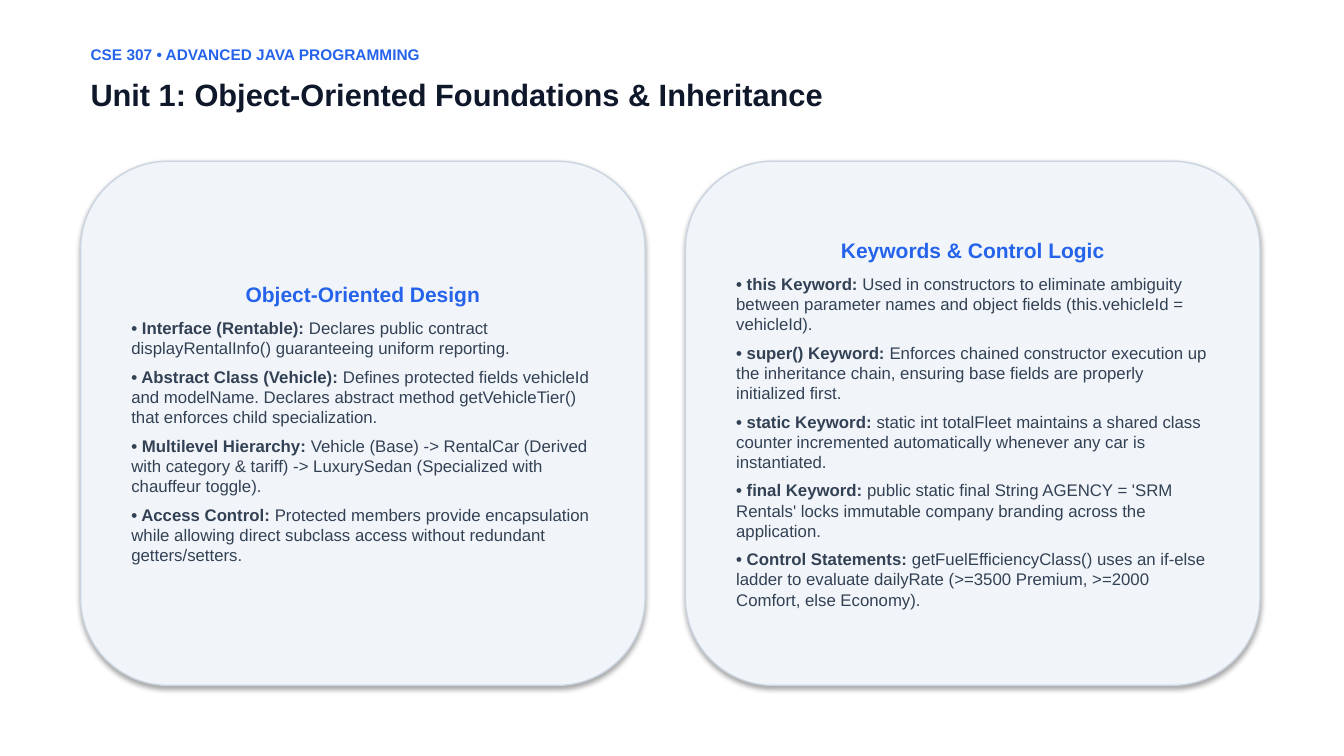
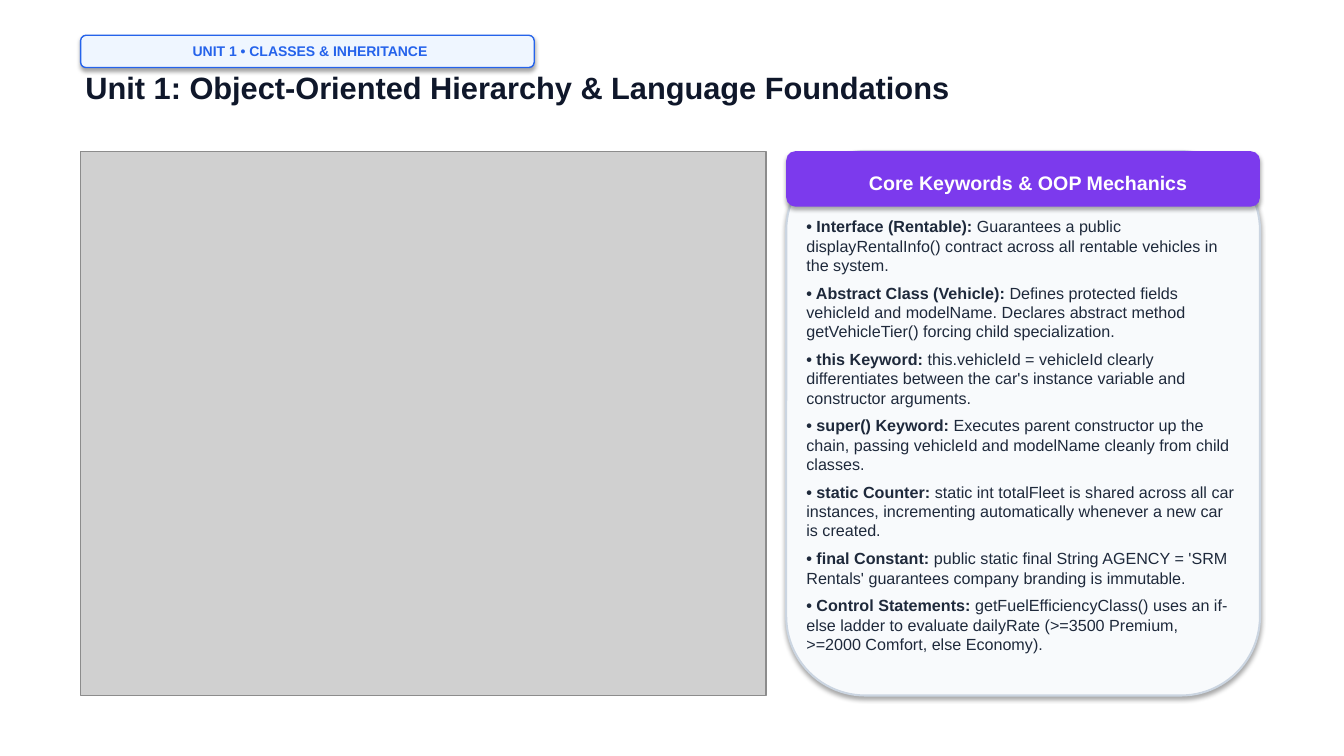
Before and after one commit to aarushdubey/car-rental-system-java, a slide deck: slide 4 of Car_Rental_System_Presentation.pptx. Drawn at 1344x756 pixels with LibreOffice and Linux fonts; fonts in the diff are those of the drawing; grey boxes stand for pictures. Boxes give left, top, right and bottom in pixels: in the first picture for what was removed or moved away, otherwise in the second. Text is boxed around its words. In the diff, an @@ line names an element or a change of style, - is before the commit and + after.

```diff
--- a/Car_Rental_System_Presentation.pptx
+++ b/Car_Rental_System_Presentation.pptx
@@ rounded rectangle added at [81, 35, 534, 68], fill #EFF6FF, outline #2563EB 1 pt, 10 pt, text #2563EB, bold @@
+UNIT 1 • CLASSES & INHERITANCE
@@ text removed at [91, 49, 420, 60] @@
-CSE 307 • ADVANCED JAVA PROGRAMMING
@@ text at [85, 76, 949, 104]: text changed @@
-Unit 1: Object-Oriented Foundations & Inheritance
+Unit 1: Object-Oriented Hierarchy & Language Foundations
@@ rounded rectangle removed at [81, 161, 645, 686] @@
-Object-Oriented Design
-• Interface (Rentable): Declares public contract displayRentalInfo() guaranteeing uniform reporting.
-• Abstract Class (Vehicle): Defines protected fields vehicleId and modelName. Declares abstract method getVehicleTier() that enforces child specialization.
-• Multilevel Hierarchy: Vehicle (Base) -> RentalCar (Derived with category & tariff) -> LuxurySedan (Specialized with chauffeur toggle).
-• Access Control: Protected members provide encapsulation while allowing direct subclass access without redundant getters/setters.
@@ picture added at [81, 151, 766, 696] @@
@@ rounded rectangle: place and size @@
-rounded rectangle at [686, 161, 1260, 686]
+rounded rectangle at [786, 151, 1260, 696]
@@ rounded rectangle at [786, 151, 1260, 696]: fill #F1F5F9 to #F8FAFC; outline #CBD5E1 1 pt to #CBD5E1 1.5 pt @@
@@ rounded rectangle added at [786, 151, 1260, 207], fill #7C3AED, 14 pt, text #FFFFFF, bold @@
+Core Keywords & OOP Mechanics
@@ text added at [806, 220, 1234, 654], 11.5 pt, text #1E293B @@
+• Interface (Rentable): Guarantees a public displayRentalInfo() contract across all rentable vehicles in the system.
+• Abstract Class (Vehicle): Defines protected fields vehicleId and modelName. Declares abstract method getVehicleTier() forcing child specialization.
+• this Keyword: this.vehicleId = vehicleId clearly differentiates between the car's instance variable and constructor arguments.
+• super() Keyword: Executes parent constructor up the chain, passing vehicleId and modelName cleanly from child classes.
+• static Counter: static int totalFleet is shared across all car instances, incrementing automatically whenever a new car is created.
+• final Constant: public static final String AGENCY = 'SRM Rentals' guarantees company branding is immutable.
+• Control Statements: getFuelEfficiencyClass() uses an if-else ladder to evaluate dailyRate (>=3500 Premium, >=2000 Comfort, else Economy).
@@ text in rounded rectangle at [736, 242, 1207, 610]: text removed @@
-Keywords & Control Logic
-• this Keyword: Used in constructors to eliminate ambiguity between parameter names and object fields (this.vehicleId = vehicleId).
-• super() Keyword: Enforces chained constructor execution up the inheritance chain, ensuring base fields are properly initialized first.
-• static Keyword: static int totalFleet maintains a shared class counter incremented automatically whenever any car is instantiated.
-• final Keyword: public static final String AGENCY = 'SRM Rentals' locks immutable company branding across the application.
-• Control Statements: getFuelEfficiencyClass() uses an if-else ladder to evaluate dailyRate (>=3500 Premium, >=2000 Comfort, else Economy).
```
Also in this commit, not shown: 7 other slides changed, 2 slides added, 2 slides removed, 5 other files.
